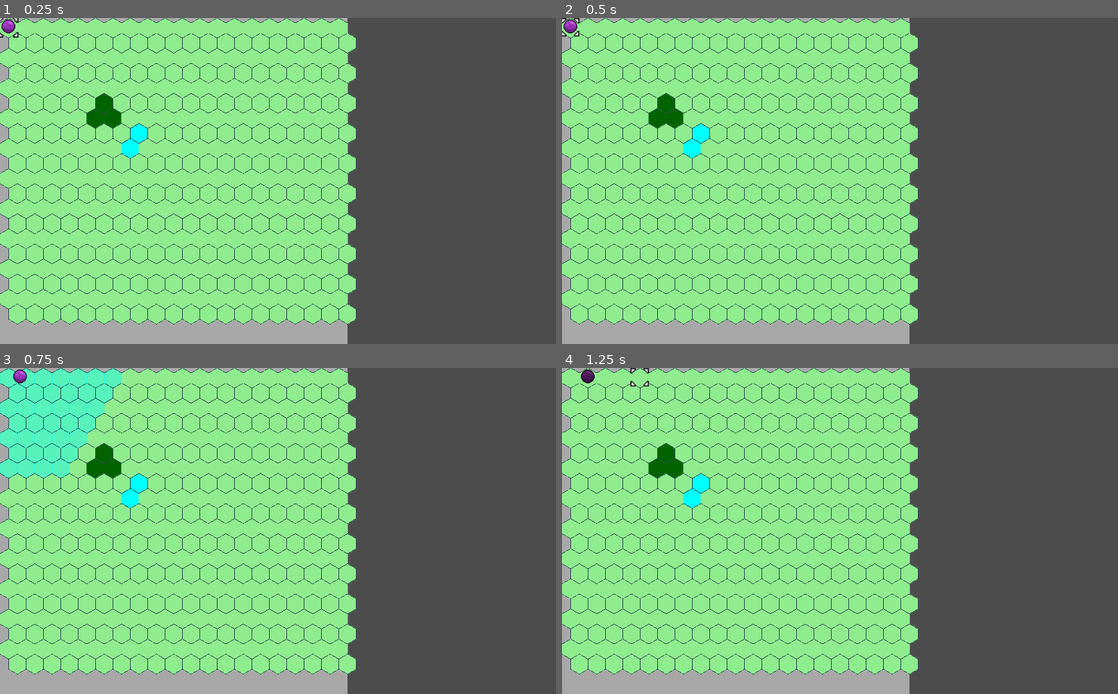
Above: before the commit, frames 1-4 (two rows, left to right).
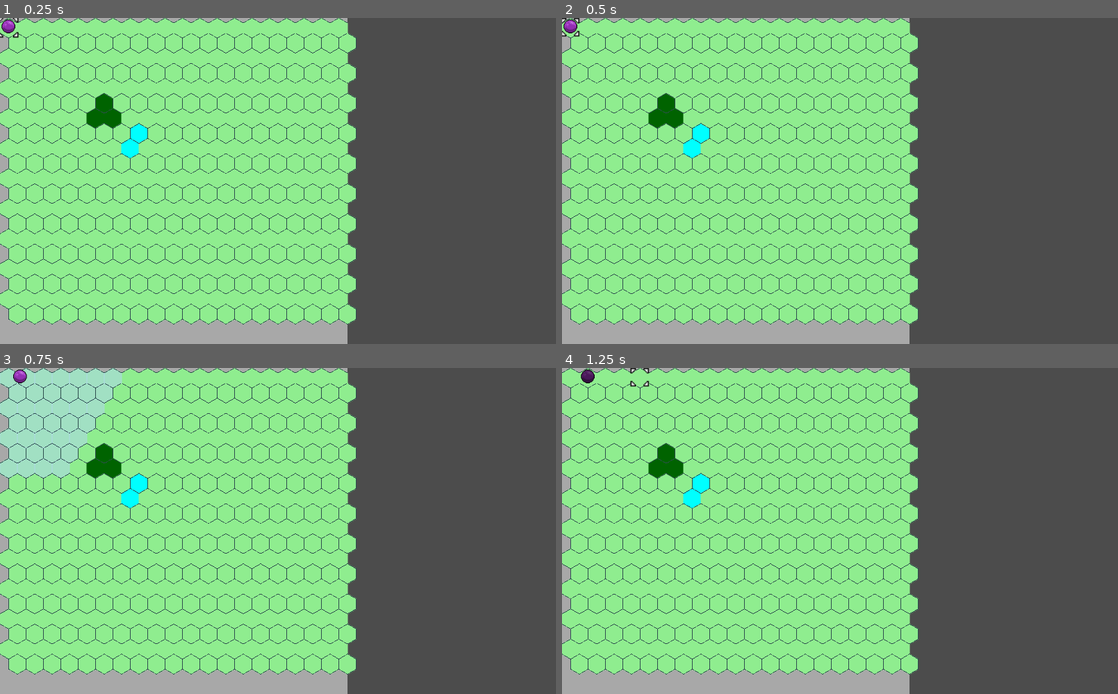
Above: after the commit, the same moments.

Repository: DaveRendell/gridcursor
Game: Godot game, scene res://src/map/HexGrid.tscn
The game is run twice, just before and just after one commit, with the same random seed, the same clock (stepped at 60 frames per second) and the same inputs. This scene is started directly instead of the project's main scene.
Inputs (mouse positions are in pixels of both pictures, inside the frame that each line leads up to):
- Up to frame 1 (0.25 s): no input
- Up to frame 2 (0.5 s): no input
- Up to frame 3 (0.75 s): tap Enter (ui_accept) at 0.5 s; move the mouse to (400, 514) at 0.52 s; hold Right (ui_right) from 0.53 s (still down); click (400, 514) at 0.67 s
- Up to frame 4 (1.25 s): keep holding Right (ui_right); tap Enter (ui_accept) at 0.77 s

Frames 1-2 are identical in both runs. In frame 3, 5.0% of the frame differs, in the area x 0-22%, y 0-34%; in frame 4, nothing differs.

Commit message:
Better option select

Diff:
--- a/src/coordinate/coordinate_list.gd
+++ b/src/coordinate/coordinate_list.gd
@@ -49,6 +49,11 @@
 	new_array.invert()
 	return get_script().new(new_array)
 
+func concat(other: CoordinateList) -> CoordinateList:
+	var out = to_array()
+	out.append_array(other.to_array())
+	return get_script().new(out)
+
 func to_array() -> Array:
 	var output = []
 	for item in array:
@@ -56,8 +61,8 @@
 	return output
 
 func _to_string():
-	var output = "["
+	var output = "CoordList(["
 	for coord in to_array():
 		output += coord._to_string()
-	output += "]"
+	output += "])"
 	return output
--- a/src/map/Map.gd
+++ b/src/map/Map.gd
@@ -40,7 +40,7 @@
 	for coordinate in highlights.coordinates():
 		var colour = highlights.at(coordinate)
 		if colour:
-			colour.a = 0.4
+			colour.a = 0.6
 			draw_colored_polygon(cell_corners(coordinate), colour, PoolVector2Array(), null, null, true)
 	if path.size() > 0:
 		for i in range(1, path.size()):
@@ -84,7 +84,10 @@
 		print("Clicked grid position %s" % [coordinate])
 		if send_clicks_as_signal:
 			if !clickable_cells or clickable_cells.has(coordinate):
+				print("Cursor on clickable cell, emitting click signal")
 				emit_signal("click", self)
+			else:
+				print("Cursor on non clickable cell, ignoring...")
 		else:
 			for child in $GridNodes.get_children():
 				var node = child as GridNode
--- a/src/map/Unit.gd
+++ b/src/map/Unit.gd
@@ -3,7 +3,7 @@
 
 export var movement = 6
 export var movement_type = "foot"
-var attacks = [Attack.new(1, 1, true)]
+var attacks = [Attack.new(1, 1)]
 
 export var team = 0
 
@@ -12,6 +12,7 @@
 	SELECTED,
 	ACTION_SELECT,
 	ATTACK_SELECT,
+	ATTACK_CONFIRM,
 	DONE,
 }
 var unit_state: int = 0
@@ -37,6 +38,9 @@
 #4 Done
 
 var movement_remaining: CoordinateMap = null
+var movement_options: CoordinateList = null
+var empty_movement_options: CoordinateList = null
+var all_attack_options: CoordinateList = null
 
 var new_menu = preload("res://src/menu/Menu.tscn")
 
@@ -48,41 +52,63 @@
 
 func select(map: Map):
 	if unit_state == UnitState.UNSELECTED and map.current_turn == team:
-		state_to_selected(map, CoordinateList.new())
+		movement_remaining = calculate_movement_remaining(map)
+		movement_options = calculate_movement_options()
+		empty_movement_options = calculate_empty_movement_options(map)
+		all_attack_options = calculate_all_attack_options(map)
+		state_to_selected(map, CoordinateList.new([coordinate()]))
 
 func state_to_unselected(map: Map):
 	unit_state = UnitState.UNSELECTED
 	modulate = Color(1, 1, 1, 1)
 	map.clear_highlights()
-	map.path = CoordinateList.new()
+	map.path = CoordinateList.new([coordinate()])
 
 func state_to_selected(map: Map, initial_path: CoordinateList):
+	print("Unit state: Selected")
 	unit_state = UnitState.SELECTED
-	var movement_options = movement_options(map)
-
-	# Set map to display possibly movement options and show movement path
-	map.clear_highlights()
-	map.add_highlights(movement_options, Color.aqua)
+
+	var all_options = empty_movement_options.concat(all_attack_options)
+
+	# Set map to display possible movement options and show movement path
+	map.clear_highlights()
+	map.add_highlights(movement_options, Color.lightblue)
+	map.add_highlights(all_attack_options, Color.lightpink)
 	map.path = initial_path
 	map.connect("cursor_move", self, "handle_cursor_move")
 
-	var movement_selected = wait_for_cell_option_select(map, movement_options)
+	var movement_selected = wait_for_cell_option_select(map, all_options)
 	var result = yield(map, "click")
 	movement_selected.resume()
-
 
 	if typeof(result) == TYPE_STRING and result == "cancel":
 		# Unselect unit
 		map.disconnect("cursor_move", self, "handle_cursor_move")
 		state_to_unselected(map)
 	else:
-		# Animate movement along movement path, then move to action select
-		var path = map.path
-		var tween = animate_movement_along_path(map)
-		yield(tween, "finished")
-		state_to_action_select(map, path)
+		var clicked_cell = map.cursor
+		if movement_options.has(clicked_cell):
+			# Animate movement along movement path, then move to action select
+			var path = map.path
+			var tween = animate_movement_along_path(map)
+			yield(tween, "finished")
+			state_to_action_select(map, path)
+		if all_attack_options.has(clicked_cell):
+			var path: CoordinateList
+			if map.path.size() == 0:
+				map.path = map.path.append(coordinate())
+			if get_attack_options(map, map.path.last()).has(clicked_cell):
+				path = map.path
+			else:
+				path = get_path_to_coords(map, get_node_can_attack_from(map, clicked_cell))
+			map.path = path
+			var tween = animate_movement_along_path(map)
+			yield(tween, "finished")
+			state_to_attack_confirm(map, path)
+
 
 func state_to_action_select(map: Map, path: CoordinateList):
+	print("Unit state: Action select")
 	unit_state = UnitState.ACTION_SELECT
 	var new_location = map.cursor
 	var attack_options = get_attack_options(map, new_location) # TODO: Get options from all attacks
@@ -109,10 +135,10 @@
 		state_to_attack_select(map, path, new_location)
 
 func state_to_attack_select(map: Map, path: CoordinateList, new_location: Coordinate):
+	print("Unit state: Attack select")
 	unit_state = UnitState.ATTACK_SELECT
 	var attack_options = get_attack_options(map, new_location)
-	var initial_position = coordinate()
-	update_position(map, new_location)
+	position = map.position_from_coordinates(new_location)
 	map.clear_highlights()
 	map.add_highlights(attack_options, Color.lightpink)
 
@@ -121,14 +147,40 @@
 	attack_selected.resume()
 
 	if typeof(result) == TYPE_STRING and result == "cancel":
-		update_position(map, initial_position)
+		position = map.position_from_coordinates(path.at(0))
 		state_to_action_select(map, path)
 	else:
-		var attacked_node = map.node_array().at(map.cursor)
+		state_to_attack_confirm(map, path)
+
+func state_to_attack_confirm(map: Map, path: CoordinateList):
+	print("Unit state: Attack confirm")
+	unit_state = UnitState.ATTACK_CONFIRM
+	var attacked_node = map.node_array().at(map.cursor)
+
+	var menu_options = ["Attack", "Cancel"]
+
+	var menu = new_menu.instance()
+	menu.set_options(menu_options)
+	menu.position = Vector2(map.grid_size, 0)
+	menu.z_index = 10
+	add_child(menu)
+	map.set_active(false)
+	var option = yield(menu, "option_selected")
+	menu.queue_free()
+	map.set_active(true)
+
+	if option == "Attack":
 		attacked_node.queue_free() # TODO: damage rather than instadeath
+		update_position(map, path.last())
 		state_to_done(map)
+	if option == "Cancel":
+		position = map.position_from_coordinates(path.at(0))
+		yield(get_tree(), "idle_frame")
+		state_to_selected(map, path)
+
 
 func state_to_done(map: Map):
+	print("Unit state: Done")
 	unit_state == UnitState.DONE
 	modulate = Color(0.5, 0.5, 0.5, 1.0)
 	map.clear_highlights()
@@ -158,9 +210,35 @@
 				out = out.append(target_coordinate)
 	return out
 
+func calculate_all_attack_options(map: Map) -> CoordinateList:
+	var out = CoordinateList.new()
+	for movement_option in movement_options.to_array():
+		var attack_options = get_attack_options(map, movement_option)
+		for attack_option in attack_options.to_array():
+			if !out.has(attack_option):
+				out = out.append(attack_option)
+
+	all_attack_options = out
+	return out
+
+func get_node_can_attack_from(map: Map, target_coords: Coordinate) -> Coordinate:
+	var option = null
+	var best_remain = -1
+
+	for movement_option in empty_movement_options.to_array():
+		var node = map.node_array().at(movement_option)
+		if !node or node.coordinate().equals(coordinate()):
+			if get_attack_options(map, movement_option).has(target_coords):
+				var remain = movement_remaining.at(movement_option)
+				if remain > best_remain:
+					best_remain = remain
+					option = movement_option
+	return option
+
+
 func animate_movement_along_path(map: Map) -> SceneTreeTween:
 	var tween = get_tree().create_tween()
-	if map.path.size() == 0:
+	if map.path.size() <= 1:
 		tween.tween_interval(0)
 	for i in range(1, map.path.size()):
 		var pos = map.position_from_coordinates(map.path.at(i))
@@ -180,15 +258,26 @@
 	map.disconnect("cursor_move", self, "handle_cursor_move")
 	map.path = CoordinateList.new()
 	movement_remaining = null
+	all_attack_options = null
+	empty_movement_options = null
 	yield(get_tree(), "idle_frame")
 	map.set_active(true)
 
 
 func handle_cursor_move(map: Map):
-	var options = movement_options(map)
-
-	if !options.has(map.cursor):
-		map.path = CoordinateList.new([])
+	if all_attack_options.has(map.cursor):
+		if map.path.size() > 0 and empty_movement_options.has(map.path.last()) and get_attack_options(map, map.path.last()).has(map.cursor):
+			return
+		else:
+			var cell_to_end_path_at = get_node_can_attack_from(map, map.cursor)
+			var auto_path = get_path_to_coords(map, cell_to_end_path_at)
+			if auto_path.size() > 0:
+				map.path = auto_path
+				map.update()
+				return
+
+	if !movement_options.has(map.cursor):
+		map.path = CoordinateList.new([coordinate()])
 		map.update()
 		return
 
@@ -213,11 +302,7 @@
 		map.path = auto_path
 		map.update()
 
-func calculate_movement(map: Map) -> CoordinateMap:
-	# Lazy load
-	if movement_remaining:
-		return movement_remaining
-
+func calculate_movement_remaining(map: Map) -> CoordinateMap:
 	# Generate grid containing movement free at each tile, initialise with all -1
 	var remaining_movement = CoordinateMap.new(map.grid_width, map.grid_height, [], -1)
 	var node_array = map.node_array()
@@ -242,12 +327,19 @@
 
 	return remaining_movement
 
-func movement_options(map: Map) -> CoordinateList:
-	var remaining_movement = calculate_movement(map)
+func calculate_movement_options() -> CoordinateList:
 	var options = []
-	for coordinate in remaining_movement.coordinates():
-		if remaining_movement.at(coordinate) > -1:
+	for coordinate in movement_remaining.coordinates():
+		if movement_remaining.at(coordinate) > -1:
 			options.append(coordinate)
+	return CoordinateList.new(options)
+
+func calculate_empty_movement_options(map: Map) -> CoordinateList:
+	var options = []
+	for coordinate in movement_options.to_array():
+		if not map.node_array().at(coordinate):
+			options.append(coordinate)
+	options.append(coordinate())
 	return CoordinateList.new(options)
 
 func movement_cost_of_cell(map: Map, coordinate: Coordinate) -> int:
@@ -260,20 +352,20 @@
 	return -1
 
 func get_path_to_coords(map: Map, coordinate: Coordinate) -> CoordinateList:
-	var remaining_movement = calculate_movement(map)
-	if remaining_movement.at(coordinate) < 0:
-		return CoordinateList.new()
+
+	if movement_remaining.at(coordinate) < 0:
+		return CoordinateList.new([coordinate])
 
 	var out = CoordinateList.new([coordinate])
 	var u = coordinate
-	var u_remain = remaining_movement.at(coordinate)
+	var u_remain = movement_remaining.at(coordinate)
 	while !u.equals(coordinate()):
 		var adjacent_cells = map.get_adjacent_cells(u)
 		var u_cost = movement_cost_of_cell(map, u)
 		for a in adjacent_cells.to_array():
 			var a_node = map.node_array().at(a)
 			if (a_node == null) or (a_node.team == team):
-				var a_remain = remaining_movement.at(a)
+				var a_remain = movement_remaining.at(a)
 				if a_remain == u_remain + u_cost:
 					out = out.append(a)
 					u = a
--- a/src/map/attack.gd
+++ b/src/map/attack.gd
@@ -2,9 +2,7 @@
 
 var min_range: int
 var max_range: int
-var can_attack_after_moving: bool
 
-func _init(min_range: int, max_range: int, can_attack_after_moving: bool):
+func _init(min_range: int, max_range: int):
 	self.min_range = min_range
 	self.max_range = max_range
-	self.can_attack_after_moving = can_attack_after_moving
